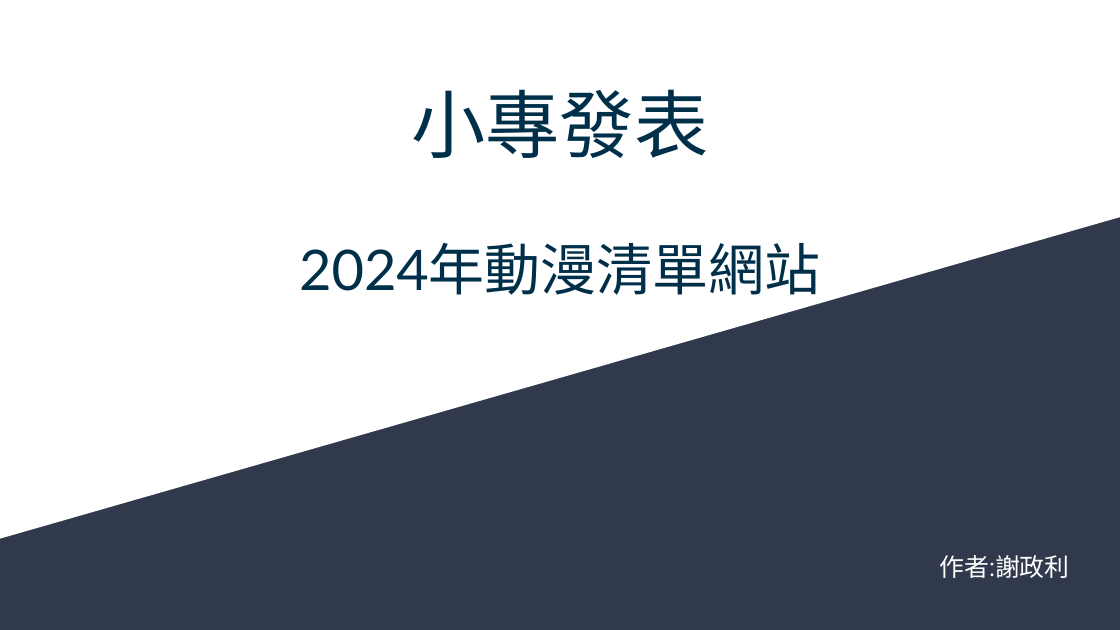
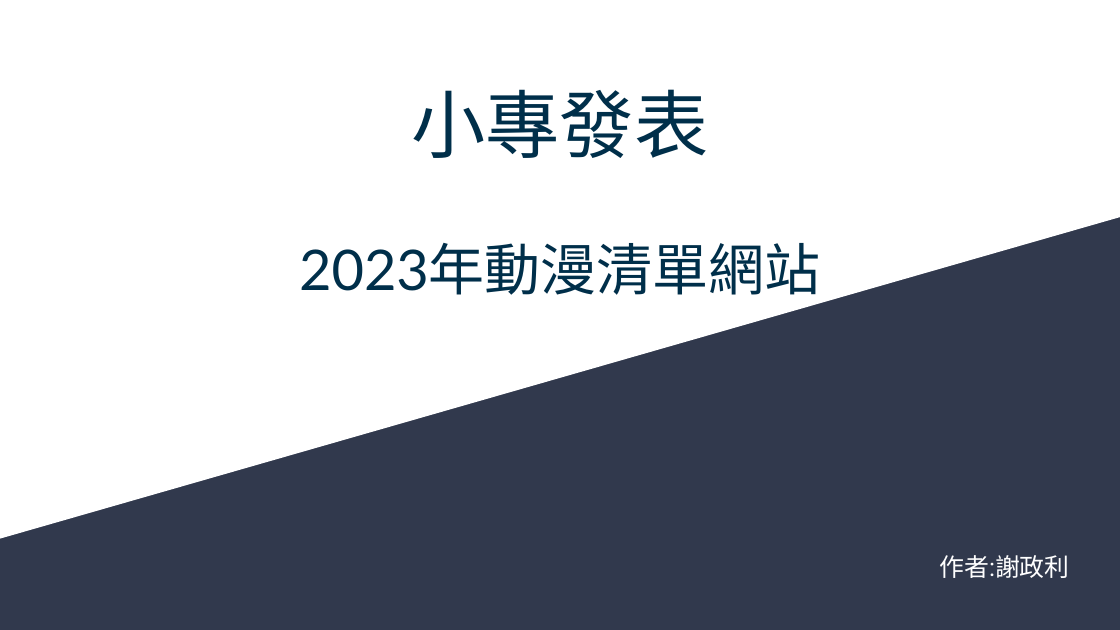
Before and after one commit to Kkoshcher/AnimeListView, a slide deck: slide 1 of PPT/小專(謝政利).pptx. Drawn at 1120x630 pixels with LibreOffice and Linux fonts; fonts in the diff are those of the drawing. Boxes give left, top, right and bottom in pixels: in the first picture for what was removed or moved away, otherwise in the second. Text is boxed around its words. In the diff, an @@ line names an element or a change of style, - is before the commit and + after.

```diff
--- a/PPT/小專(謝政利).pptx
+++ b/PPT/小專(謝政利).pptx
@@ title at [299, 243, 821, 295]: text changed @@
-2024年動漫清單網站
+2023年動漫清單網站
```
Also in this commit, not shown: 3 other slides changed, 1 slide added.
